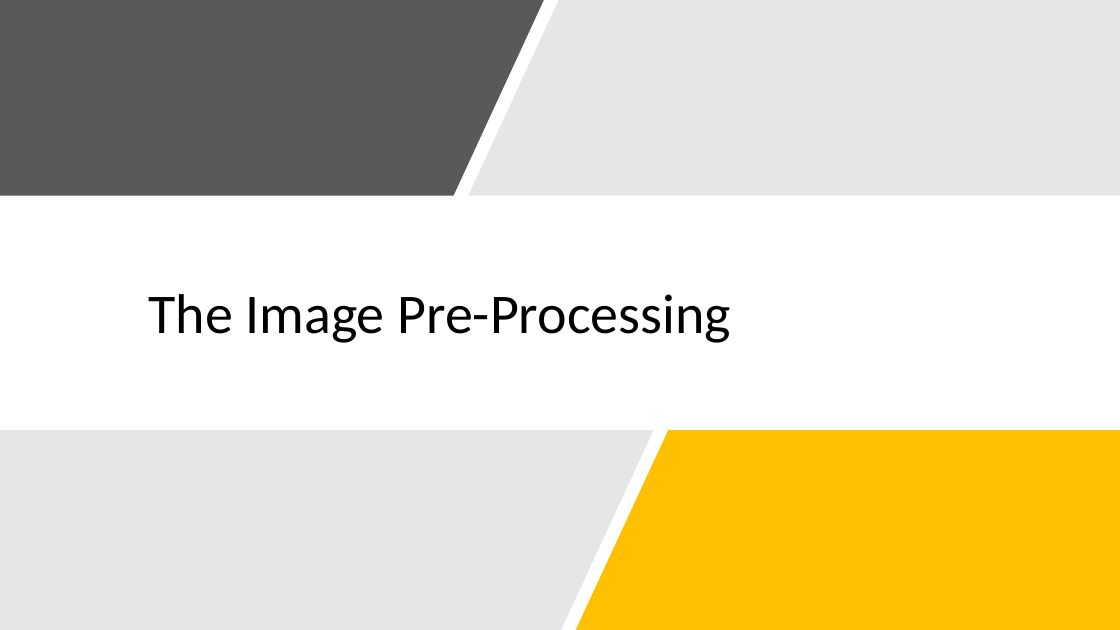
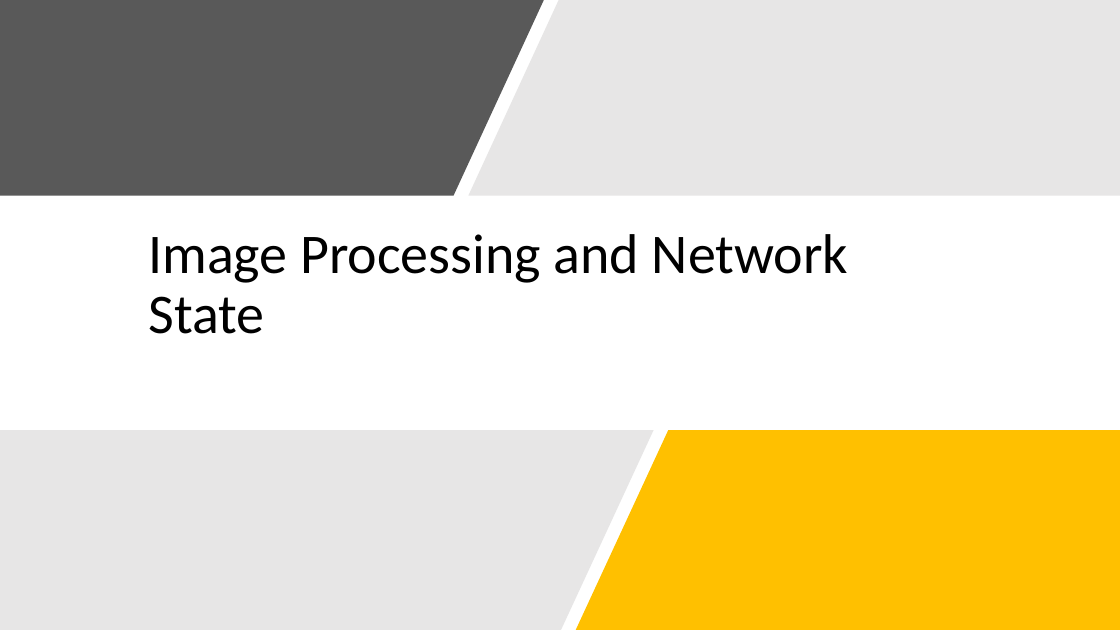
Before and after one commit to ChrisKalahiki/CNN-for-BelgiumTS-and-MNIST, a slide deck: slide 5 of RIPMazeRunner.pptx. Drawn at 1120x630 pixels with LibreOffice and Linux fonts; fonts in the diff are those of the drawing. Boxes give left, top, right and bottom in pixels: in the first picture for what was removed or moved away, otherwise in the second. Text is boxed around its words. In the diff, an @@ line names an element or a change of style, - is before the commit and + after.

Commit message:
Powerpoint
Added some stuff to my slides

```diff
--- a/RIPMazeRunner.pptx
+++ b/RIPMazeRunner.pptx
@@ title at bbox=[148, 234, 848, 334]: text changed @@
-The Image Pre-Processing
+Image Processing and Network State
```
Also in this commit, not shown: 3 slides added, 1 slide removed.
